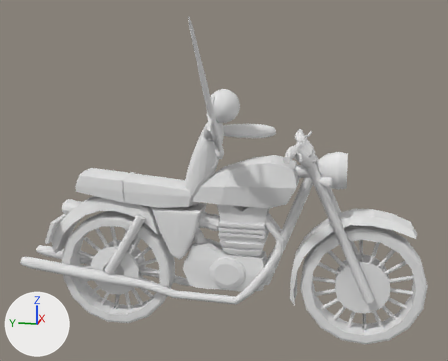
What one commit did to the OBJ model Resources/bikswordsty2/bikswordsty2.obj.
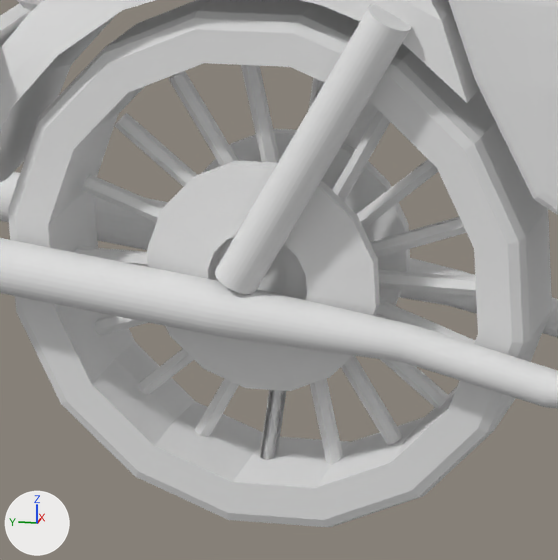
The first picture shows the older version from a 50 mm lens placed at (-11.11, -1.1, 5.05), pointed at (-0.54, 1.01, 2.41). The close-ups show both versions on the part from 13% to 39% of the width and 59% to 91% of the height of that picture; other places that the commit changed are outside them. Arrows for +X, +Y and +Z are at lower left; the lights stay in place. Where no turn or scale is listed for an object, it has been applied to the vertices. Vertices at the same position are counted once.

In view in the first close-up: 'Engine_3_Cube.002', 'Exhaust_left_Cylinder.001_Exhaust_left_Cylinder.003', 'Exhaust_right_Cylinder.001_Exhaust_right_Cylinder.003', 'Rear_bumper_left_Cylinder.002', 'Rear_water_Cube.002', 'Rear_wheel_Cylinder.002', 'Rear_wheel_inside_Cylinder.002', 'rea_bumper_right_Cylinder.002'.
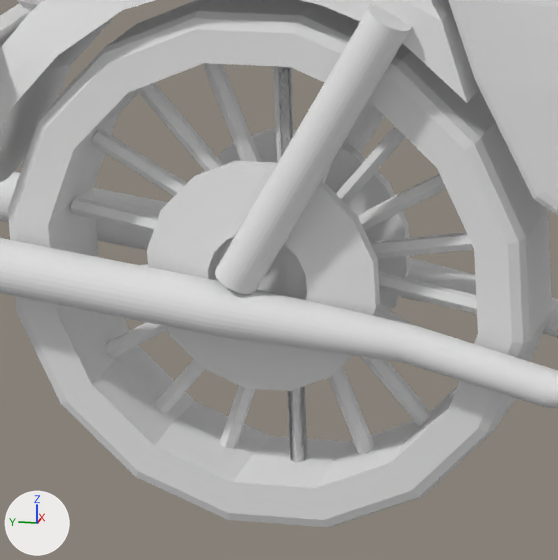
Pixel boxes [x1, y1, x2, y2] of what changed, in the close-ups (558 x 560 px; the box of a moved part takes in the faces that stretch with it):
'Rear_wheel_inside_Cylinder.002', reshaped: before [75, 65, 476, 464]; after [71, 63, 477, 462]
part 1 of me_rear_wheel_inside_cylinder_002, moved or reshaped: before [169, 71, 403, 444]; after [137, 82, 432, 426]
part 2 of me_rear_wheel_inside_cylinder_002, moved or reshaped: before [83, 174, 475, 344]; after [71, 197, 477, 314]
part 3 of me_rear_wheel_inside_cylinder_002, moved or reshaped: before [94, 217, 467, 336]; after [105, 174, 446, 358]
part 4 of me_rear_wheel_inside_cylinder_002, moved or reshaped: before [195, 110, 390, 437]; after [220, 165, 331, 449]
part 5 of me_rear_wheel_inside_cylinder_002, moved or reshaped: before [241, 65, 343, 464]; after [203, 63, 375, 454]
part 6 of me_rear_wheel_inside_cylinder_002, moved or reshaped: before [115, 113, 450, 409]; after [91, 129, 410, 324]
part 7 of me_rear_wheel_inside_cylinder_002, moved or reshaped: before [75, 246, 476, 296]; after [141, 232, 474, 267]
part 8 of me_rear_wheel_inside_cylinder_002, moved or reshaped: before [137, 159, 439, 395]; after [156, 126, 405, 414]
part 9 of me_rear_wheel_inside_cylinder_002, rebuilt: before [260, 78, 325, 460]; after [273, 66, 307, 462]

Patch to the scene script:
```diff
--- a/Resources/bikswordsty2/bikswordsty2.obj.py
+++ b/Resources/bikswordsty2/bikswordsty2.obj.py
@@ me_rear_wheel_inside_cylinder_002 @@
 # used by ob_rear_wheel_inside_cylinder_002; location = (0.0, 0.0, 0.0)
-me_rear_wheel_inside_cylinder_002.from_pydata(...)  # 111 vertices, 195 faces; spans x -0.06..0.03, y 2.25..4.19, z -0.64..1.29
+me_rear_wheel_inside_cylinder_002.from_pydata(...)  # 112 vertices, 196 faces; spans x -0.06..0.03, y 2.27..4.2, z -0.59..1.36
+# me_rear_wheel_inside_cylinder_002 part 1: the loose piece of 12 vertices spanning x -0.06..0.03, y 2.71..3.73, z -0.53..1.18 is turned -10.2 degrees about the x axis through its middle, then moved by (0.0, 0.02, 0.06)
+# me_rear_wheel_inside_cylinder_002 part 2: the loose piece of 12 vertices spanning x -0.06..0.03, y 2.29..4.14, z -0.04..0.69 is turned -10.2 degrees about the x axis through its middle, then moved by (0.0, 0.02, 0.06)
+# me_rear_wheel_inside_cylinder_002 part 3: the loose piece of 12 vertices spanning x -0.06..0.03, y 2.29..4.14, z -0.04..0.68 is turned -10.2 degrees about the x axis through its middle, then moved by (0.0, 0.02, 0.06)
+# me_rear_wheel_inside_cylinder_002 part 4: the loose piece of 12 vertices spanning x -0.05..0.02, y 2.7..3.73, z -0.53..1.18 is turned -10.2 degrees about the x axis through its middle, then moved by (0.0, 0.02, 0.06)
+# me_rear_wheel_inside_cylinder_002 part 5: the loose piece of 12 vertices spanning x -0.05..0.02, y 3.02..3.41, z -0.64..1.29 is turned -10.2 degrees about the x axis through its middle, then moved by (0.0, 0.02, 0.06)
+# me_rear_wheel_inside_cylinder_002 part 6: the loose piece of 12 vertices spanning x -0.06..0.03, y 2.45..3.98, z -0.33..0.98 is turned -10.2 degrees about the x axis through its middle, then moved by (0.0, 0.02, 0.06)
+# me_rear_wheel_inside_cylinder_002 part 7: the loose piece of 12 vertices spanning x -0.06..0.03, y 2.25..4.19, z 0.29..0.36 is turned -10.2 degrees about the x axis through its middle, then moved by (0.0, 0.02, 0.06)
+# me_rear_wheel_inside_cylinder_002 part 8: the loose piece of 12 vertices spanning x -0.06..0.03, y 2.45..3.98, z -0.32..0.97 is scaled about its middle by (1, 0.837, 1.2), then moved by (0.0, 0.02, 0.06)
+# me_rear_wheel_inside_cylinder_002 part 9: the loose piece of 15 vertices spanning x -0.05..0.02, y 3.01..3.42, z -0.64..1.29 is rebuilt with 16 vertices and now spans x -0.05..0.02, y 3.2..3.27, z -0.59..1.36
 me_rear_wheel_inside_cylinder_002.materials.append(mat_exhaust_002)
```
